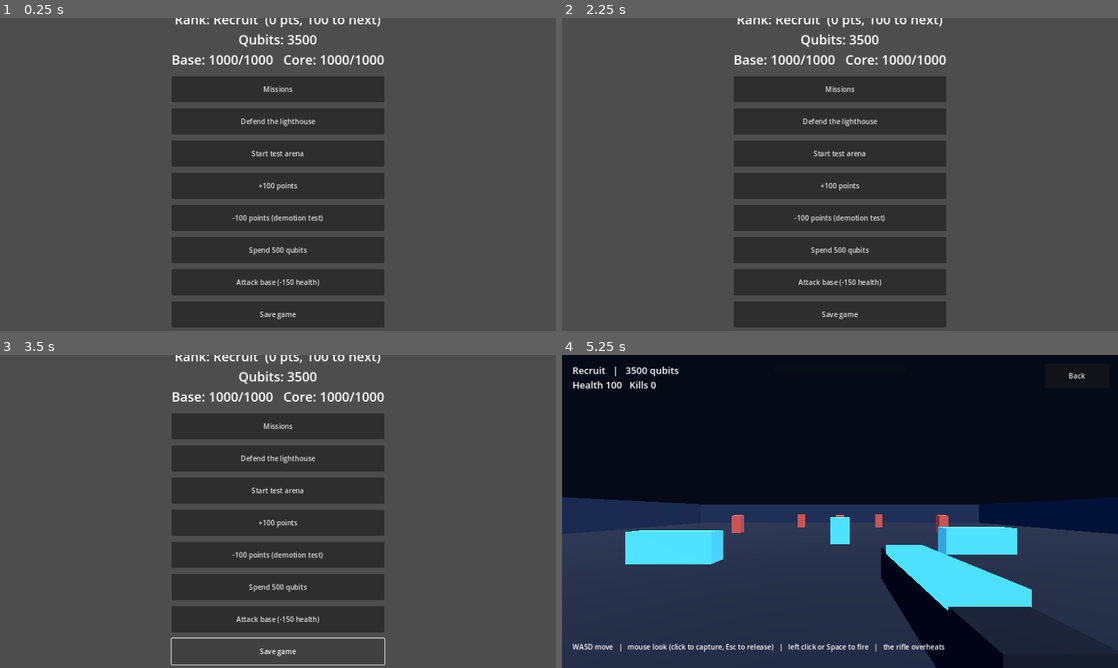
Above: before the commit, frames 1-4 (two rows, left to right).
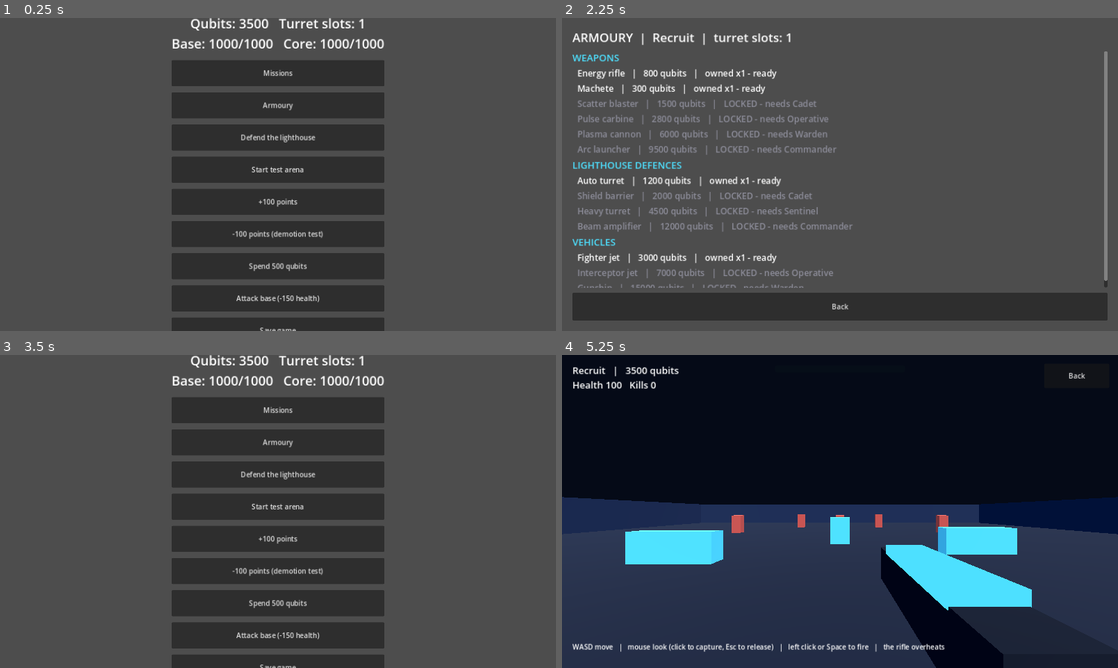
Above: after the commit, the same moments.

Repository: V1ron6/lighthouse
Game: Godot game, scene res://scenes/levels/main.tscn
The game is run twice, just before and just after one commit, with the same random seed, the same clock (stepped at 60 frames per second) and the same inputs.
Inputs (mouse positions are in pixels of both pictures, inside the frame that each line leads up to):
- Up to frame 1 (0.25 s): no input
- Up to frame 2 (2.25 s): click "Defend the lighthouse" at 0.5 s; click "Back" at 1.25 s; click (840, 105) at 2 s, where only the run after the commit has a clickable "Armoury"
- Up to frame 3 (3.5 s): click (278, 642) at 2.75 s, where only the run after the commit has a clickable "Back"
- Up to frame 4 (5.25 s): click "Start test arena" at 3.5 s; click "Back" at 4.25 s; click "Start test arena" at 5 s

The runs differ from the first frame. In frame 1, 14% of the frame differs, in the area x 30-70%, y 0-100%; in frame 2, 34%, in the area x 1-99%, y 0-99%; in frame 3, 13%; in frame 4, nothing differs.

Commit message:
stage 6

Diff:
--- a/autoload/game_manager.gd
+++ b/autoload/game_manager.gd
@@ -3,6 +3,8 @@
 ## Tracks qubits, points and rank, base health, mission state and inventory.
 ## Other scenes read from here and listen to EventBus for changes.
 
+const ItemData := preload("res://data/item_data.gd")
+
 enum MissionState { NONE, ACTIVE, BASE_UNDER_ATTACK, COMPLETE, FAILED, ABANDONED }
 
 const SAVE_PATH := "user://lighthouse_save.json"
@@ -14,13 +16,15 @@
 const RANK_NAMES: Array[String] = [
 	"Recruit", "Cadet", "Operative", "Sentinel", "Warden", "Commander", "Keeper of the Light",
 ]
-## Points needed to reach each rank. Placeholder values, to be tuned in Stage 6.
+## Points needed to reach each rank. Still placeholders: tune after playtesting.
 const RANK_THRESHOLDS: Array[int] = [0, 100, 300, 600, 1000, 1600, 2500]
 
 ## Base attack while the player is away on a mission (they chose to continue).
 ## Each turret stops this many attackers. The rest damage the base.
 const DEFENDED_PER_TURRET := 4
 const DAMAGE_PER_LEAKED := 60
+## Turrets the lighthouse can run at once: this plus one per rank.
+const BASE_TURRET_SLOTS := 1
 ## Rank points lost for leaving the base: a flat part plus a part per leaked attacker.
 const PENALTY_BASE := 10
 const PENALTY_PER_LEAKED := 12
@@ -122,6 +126,29 @@
 	return RANK_THRESHOLDS[rank_index + 1] - points
 
 
+## Points still needed for the next rank as a 0..1 fraction of this rank's span.
+func rank_progress() -> float:
+	if rank_index >= RANK_NAMES.size() - 1:
+		return 1.0
+	var low := RANK_THRESHOLDS[rank_index]
+	var high := RANK_THRESHOLDS[rank_index + 1]
+	return clampf(float(points - low) / float(high - low), 0.0, 1.0)
+
+
+## True if the player owns the item and has the rank to use it.
+func can_use(item_id: String) -> bool:
+	return has_item(item_id) and rank_index >= ItemData.min_rank(item_id)
+
+
+## Turrets the lighthouse can run: owned, capped by rank.
+func usable_turrets() -> int:
+	return mini(inventory.get("turret", 0), max_turrets())
+
+
+func max_turrets() -> int:
+	return BASE_TURRET_SLOTS + rank_index
+
+
 func _update_rank() -> void:
 	var new_index := 0
 	for i in RANK_THRESHOLDS.size():
@@ -186,7 +213,7 @@
 ## What would happen if the player carried on with the mission while the base
 ## is attacked by `strength` enemies. Changes nothing.
 func preview_unattended_attack(strength: int) -> Dictionary:
-	var turrets: int = inventory.get("turret", 0)
+	var turrets: int = usable_turrets()
 	var defended := turrets * DEFENDED_PER_TURRET
 	var leaked := maxi(0, strength - defended)
 	var raw_damage := leaked * DAMAGE_PER_LEAKED
--- /dev/null
+++ b/data/item_data.gd
@@ -0,0 +1,49 @@
+extends RefCounted
+## Every item in the game, with the rank needed to use it and its fixed price.
+## Prices are placeholders until the Market arrives in Stage 7.
+## `min_rank` is an index into GameManager.RANK_NAMES.
+
+const ITEMS := {
+	"energy_rifle": {"name": "Energy rifle", "type": "weapon", "min_rank": 0, "price": 800},
+	"machete": {"name": "Machete", "type": "weapon", "min_rank": 0, "price": 300},
+	"scatter_blaster": {"name": "Scatter blaster", "type": "weapon", "min_rank": 1, "price": 1500},
+	"pulse_carbine": {"name": "Pulse carbine", "type": "weapon", "min_rank": 2, "price": 2800},
+	"plasma_cannon": {"name": "Plasma cannon", "type": "weapon", "min_rank": 4, "price": 6000},
+	"arc_launcher": {"name": "Arc launcher", "type": "weapon", "min_rank": 5, "price": 9500},
+
+	"turret": {"name": "Auto turret", "type": "defence", "min_rank": 0, "price": 1200},
+	"shield_barrier": {"name": "Shield barrier", "type": "defence", "min_rank": 1, "price": 2000},
+	"heavy_turret": {"name": "Heavy turret", "type": "defence", "min_rank": 3, "price": 4500},
+	"beam_amplifier": {"name": "Beam amplifier", "type": "defence", "min_rank": 5, "price": 12000},
+
+	"fighter_jet": {"name": "Fighter jet", "type": "vehicle", "min_rank": 0, "price": 3000},
+	"interceptor": {"name": "Interceptor jet", "type": "vehicle", "min_rank": 2, "price": 7000},
+	"gunship": {"name": "Gunship", "type": "vehicle", "min_rank": 4, "price": 15000},
+}
+
+const TYPE_ORDER: Array[String] = ["weapon", "defence", "vehicle"]
+
+
+static func exists(item_id: String) -> bool:
+	return ITEMS.has(item_id)
+
+
+static func get_item(item_id: String) -> Dictionary:
+	return ITEMS.get(item_id, {})
+
+
+static func item_name(item_id: String) -> String:
+	return ITEMS.get(item_id, {}).get("name", item_id)
+
+
+static func min_rank(item_id: String) -> int:
+	return ITEMS.get(item_id, {}).get("min_rank", 0)
+
+
+static func ids_of_type(type: String) -> Array:
+	var result: Array = []
+	for id in ITEMS:
+		if ITEMS[id]["type"] == type:
+			result.append(id)
+	result.sort_custom(func(a, b): return ITEMS[a]["min_rank"] < ITEMS[b]["min_rank"])
+	return result
--- a/scenes/base/base_defence.gd
+++ b/scenes/base/base_defence.gd
@@ -128,7 +128,7 @@
 
 
 func _build_turrets() -> void:
-	var owned: int = GameManager.inventory.get("turret", 0)
+	var owned: int = GameManager.usable_turrets()
 	for i in mini(owned, TURRET_SPOTS.size()):
 		var turret: StaticBody3D = TurretScript.new()
 		turret.position = TURRET_SPOTS[i]
--- a/scenes/levels/main.gd
+++ b/scenes/levels/main.gd
@@ -19,6 +19,7 @@
 	box.add_child(_label)
 
 	_add_button(box, "Missions", func(): get_tree().change_scene_to_file("res://scenes/missions/mission_select.tscn"))
+	_add_button(box, "Armoury", func(): get_tree().change_scene_to_file("res://scenes/ui/armoury.tscn"))
 	_add_button(box, "Defend the lighthouse", func(): get_tree().change_scene_to_file("res://scenes/base/base_defence.tscn"))
 	_add_button(box, "Start test arena", func(): get_tree().change_scene_to_file("res://scenes/levels/test_arena.tscn"))
 	_add_button(box, "+100 points", func(): GameManager.add_points(100))
@@ -50,11 +51,12 @@
 
 
 func _refresh(_a: Variant = null, _b: Variant = null) -> void:
-	_label.text = "LIGHTHOUSE  |  Stage 5\nRank: %s  (%d pts, %d to next)\nQubits: %d\nBase: %d/%d   Core: %d/%d" % [
+	_label.text = "LIGHTHOUSE  |  Stage 6\nRank: %s  (%d pts, %d to next)\nQubits: %d   Turret slots: %d\nBase: %d/%d   Core: %d/%d" % [
 		GameManager.get_rank_name(),
 		GameManager.points,
 		GameManager.points_to_next_rank(),
 		GameManager.qubits,
+		GameManager.max_turrets(),
 		GameManager.base_health,
 		GameManager.MAX_BASE_HEALTH,
 		GameManager.core_integrity,
--- /dev/null
+++ b/scenes/ui/armoury.gd
@@ -0,0 +1,77 @@
+extends Control
+## Armoury: every item, grouped by type, with the rank it needs.
+## Shows what the player owns and what is still locked. Buying comes in Stage 7.
+
+const ItemData := preload("res://data/item_data.gd")
+const TYPE_TITLES := {"weapon": "WEAPONS", "defence": "LIGHTHOUSE DEFENCES", "vehicle": "VEHICLES"}
+
+var _list: VBoxContainer
+var _header: Label
+
+
+func _ready() -> void:
+	var margin := MarginContainer.new()
+	margin.set_anchors_preset(Control.PRESET_FULL_RECT)
+	for side in ["left", "right", "top", "bottom"]:
+		margin.add_theme_constant_override("margin_" + side, 24)
+	add_child(margin)
+
+	var root := VBoxContainer.new()
+	root.add_theme_constant_override("separation", 12)
+	margin.add_child(root)
+
+	_header = Label.new()
+	_header.add_theme_font_size_override("font_size", 28)
+	root.add_child(_header)
+
+	var scroll := ScrollContainer.new()
+	scroll.size_flags_vertical = Control.SIZE_EXPAND_FILL
+	scroll.horizontal_scroll_mode = ScrollContainer.SCROLL_MODE_DISABLED
+	root.add_child(scroll)
+
+	_list = VBoxContainer.new()
+	_list.size_flags_horizontal = Control.SIZE_EXPAND_FILL
+	_list.add_theme_constant_override("separation", 6)
+	scroll.add_child(_list)
+
+	var back := Button.new()
+	back.text = "Back"
+	back.custom_minimum_size = Vector2(0, 64)
+	back.pressed.connect(func(): get_tree().change_scene_to_file("res://scenes/levels/main.tscn"))
+	root.add_child(back)
+
+	_rebuild()
+
+
+func _rebuild() -> void:
+	_header.text = "ARMOURY  |  %s  |  turret slots: %d" % [GameManager.get_rank_name(), GameManager.max_turrets()]
+	for child in _list.get_children():
+		child.queue_free()
+	for type in ItemData.TYPE_ORDER:
+		var title := Label.new()
+		title.text = TYPE_TITLES[type]
+		title.add_theme_font_size_override("font_size", 22)
+		title.modulate = Color(0.3, 0.88, 1.0)
+		_list.add_child(title)
+		for id in ItemData.ids_of_type(type):
+			_list.add_child(_make_row(id))
+
+
+func _make_row(id: String) -> Label:
+	var info := ItemData.get_item(id)
+	var need: int = info["min_rank"]
+	var owned: int = GameManager.inventory.get(id, 0)
+	var label := Label.new()
+	label.add_theme_font_size_override("font_size", 20)
+	var status := ""
+	if GameManager.rank_index < need:
+		status = "LOCKED - needs %s" % GameManager.RANK_NAMES[need]
+		label.modulate = Color(0.55, 0.55, 0.6)
+	elif owned > 0:
+		status = "owned x%d - ready" % owned
+	else:
+		status = "unlocked - not owned"
+	if owned > 0 and GameManager.rank_index < need:
+		status += " (owned x%d, rank too low)" % owned
+	label.text = "  %s   |   %d qubits   |   %s" % [info["name"], info["price"], status]
+	return label
--- /dev/null
+++ b/scenes/ui/armoury.tscn
@@ -0,0 +1,12 @@
+[gd_scene load_steps=2 format=3]
+
+[ext_resource type="Script" path="res://scenes/ui/armoury.gd" id="1"]
+
+[node name="Armoury" type="Control"]
+layout_mode = 3
+anchors_preset = 15
+anchor_right = 1.0
+anchor_bottom = 1.0
+grow_horizontal = 2
+grow_vertical = 2
+script = ExtResource("1")
--- a/scenes/ui/game_hud.gd
+++ b/scenes/ui/game_hud.gd
@@ -79,6 +79,7 @@
 	EventBus.qubits_changed.connect(_refresh_info)
 	EventBus.points_changed.connect(_refresh_info)
 	EventBus.rank_changed.connect(_refresh_info)
+	EventBus.rank_changed.connect(_on_rank_changed)
 	_refresh_info()
 
 
@@ -157,7 +158,14 @@
 
 
 func _refresh_info(_a: Variant = null, _b: Variant = null) -> void:
-	_info.text = "%s   |   %d qubits" % [GameManager.get_rank_name(), GameManager.qubits]
+	var to_next := GameManager.points_to_next_rank()
+	var progress := "MAX" if to_next == 0 else "%d to next" % to_next
+	_info.text = "%s (%s)   |   %d qubits" % [GameManager.get_rank_name(), progress, GameManager.qubits]
+
+
+func _on_rank_changed(new_index: int, old_index: int) -> void:
+	var word := "PROMOTED" if new_index > old_index else "DEMOTED"
+	show_banner("%s: %s" % [word, GameManager.RANK_NAMES[new_index]], 3.0)
 
 
 func _on_player_health_changed(current: int, maximum: int) -> void:
Not shown, changed: CHANGELOG.md
Not shown, changed: PROGRESS.md
